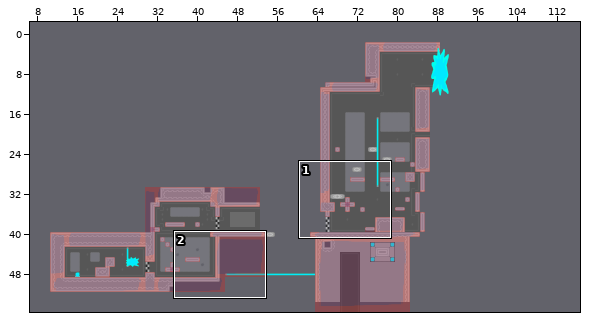
An edit to a level. Tiled map, assets/levels/race.tmx. Above: a wide view before the commit, with the close-up outlined.
Close-up. Before the edit:
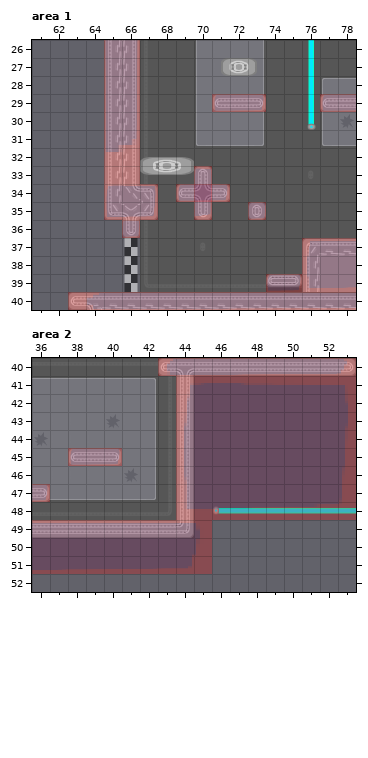
Cells are 64x64 px. Shown: area 1 x 61..78, y 26..40; area 2 x 36..53, y 40..52. The commit also changed other parts of the map, which this record leaves out. The old version is drawn lined up with the new one.
Now the later version:
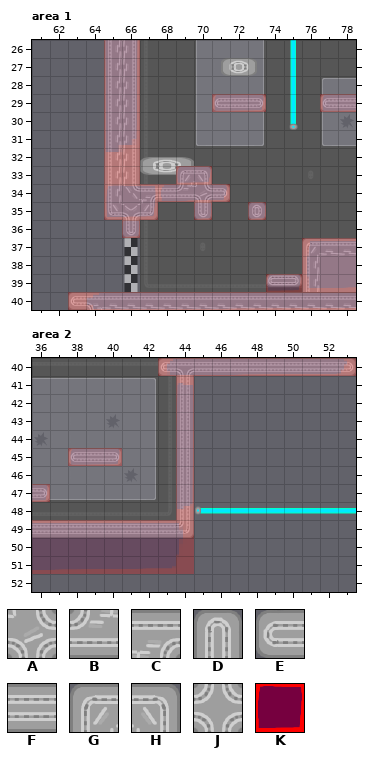
Key: from "alien": A 6, B 9, C 18, D 20, E 21, F 22, G 32, H 33, J 35, K 99.
_ is an empty cell.
Objects are placed by their top-left corner, in cells (3,4 is the top-left corner of cell 3,4); size is 1x1 cell unless given.
Tiles replaced or removed in this view: D, E, H, J.
From old to new:
Changed rows in their new state; . is an unchanged cell.
map size 84x54 -> 129x56 cells (old content now starts at 5,2; both pictures use the new coordinates)
layer "lasers" offset 64,0 -> 0,0 px
Layer "walls", area 1:
first column x 67:
33 ..GH
34 CFBA
Layer "collisions", area 1:
changed: K at 69,34 size 3x1 -> K at 68,34 size 4x1
changed: K at 70,33 size 1x3 -> K at 70,35
added: K at 69,33 size 2x1
layer "lasers" offset 64,0 -> 0,0 px
Layer "collisions", area 2:
changed: K at 44,41 size 10x8 -> K at 44,41 size 1x8
changed: K at 32,49 size 14x3 -> K at 32,49 size 13x3
